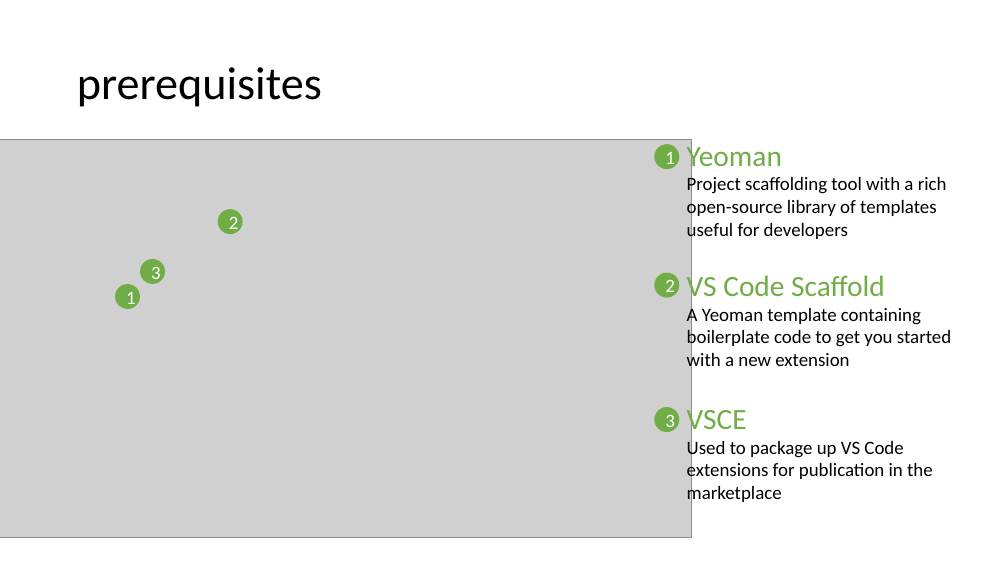
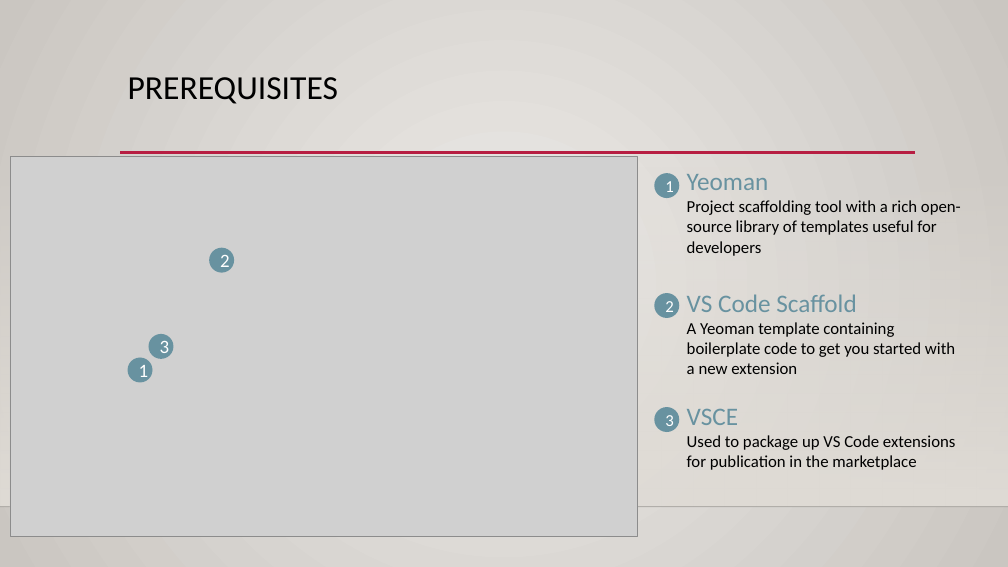
Before and after one commit to bradygaster-zz/extending-vscode-talk, a slide deck: slide 3 of extending-vs-code.pptx (slide 5 before the commit). Drawn at 1008x567 pixels with LibreOffice and Linux fonts; fonts in the diff are those of the drawing; grey boxes stand for pictures; background and template pictures are left out. Boxes give left, top, right and bottom in pixels: in the first picture for what was removed or moved away, otherwise in the second. Text is boxed around its words. In the diff, an @@ line names an element or a change of style, - is before the commit and + after.

```diff
--- a/extending-vs-code.pptx
+++ b/extending-vs-code.pptx
@@ background #FFFFFF to gradient #ECEAE7 to #CAC7C1 @@
@@ title "PREREQUISITES" at <box>128,77,338,104</box>: vertical alignment middle to top @@
@@ title at <box>128,77,338,104</box>: text changed; size 44 to 32 pt @@
-prerequisites
+PREREQUISITES
@@ rectangle added at <box>0,167,1008,507</box>, fill gradient #DFDBD5 @@
@@ picture: place and size @@
-picture at <box>0,140,692,538</box>
+picture at <box>10,157,637,536</box>
@@ line added from (120, 153) to (915, 153), #B71E42 2.5 pt @@
@@ size 18 to 16 pt; fill #70AD47 to #6892A0 in 3 elements at <box>654,407,679,432</box>, <box>654,293,679,318</box>, <box>654,173,679,198</box> @@
@@ ellipse "1": place and size @@
-ellipse "1" at <box>654,144,679,169</box>
+ellipse "1" at <box>654,173,679,198</box>
@@ text "Yeoman": place and size @@
-text "Yeoman" at <box>687,141,947,241</box>
+text "Yeoman" at <box>687,174,961,256</box>
@@ text "Yeoman" at <box>687,174,961,256</box>: size 28 to 24 pt, text colour #70AD47 to #6892A0 in "Yeoman"; size 18 to 16 pt @@
@@ ellipse "2": place and size @@
-ellipse "2" at <box>218,209,243,234</box>
+ellipse "2" at <box>209,248,234,273</box>
@@ ellipse "2": place and size @@
-ellipse "2" at <box>654,273,679,298</box>
+ellipse "2" at <box>654,293,679,318</box>
@@ text "VS Code Scaffold A Yeoman ...": place and size @@
-text "VS Code Scaffold A Yeoman ..." at <box>687,272,951,372</box>
+text "VS Code Scaffold A Yeoman ..." at <box>687,294,955,374</box>
@@ text "VS Code Scaffold A Yeoman ..." at <box>687,294,955,374</box>: size 28 to 24 pt, text colour #70AD47 to #6892A0 in "VS Code Scaffold"; size 18 to 16 pt in "A Yeoman template containing boilerplate code to ..." @@
@@ fill #70AD47 to #6892A0 in 3 elements at <box>209,248,234,273</box>, <box>148,334,173,359</box>, <box>128,358,153,383</box> @@
@@ ellipse "1": place and size @@
-ellipse "1" at <box>115,284,140,309</box>
+ellipse "1" at <box>128,358,153,383</box>
@@ ellipse "3": place and size @@
-ellipse "3" at <box>140,259,165,284</box>
+ellipse "3" at <box>148,334,173,359</box>
@@ text "VSCE Used to package up ..." at <box>687,409,955,470</box>: size 28 to 24 pt, text colour #70AD47 to #6892A0 in "VSCE"; size 18 to 16 pt @@
@@ line added from (0, 507) to (1008, 507), #000001 1 pt @@
```
Also in this commit, not shown: 26 other slides changed, 1 slide added, 4 slides removed, 2 other files.
